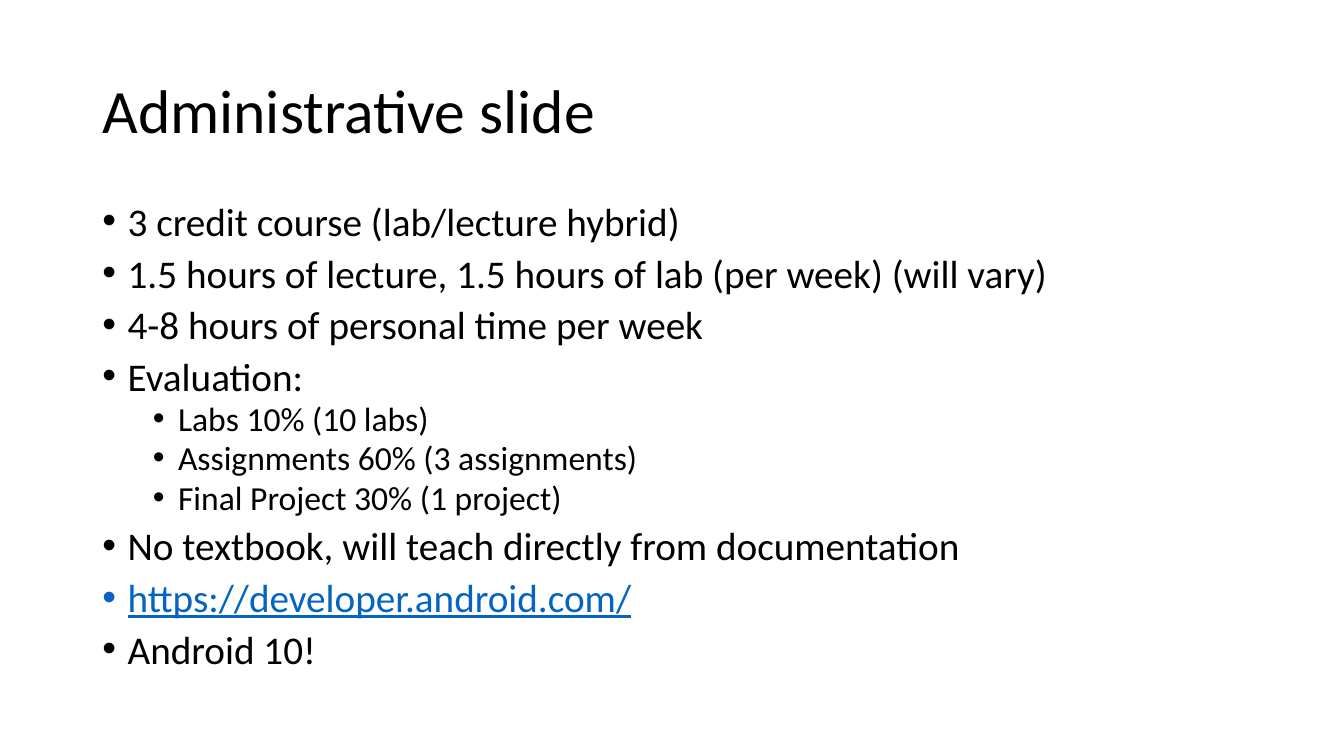
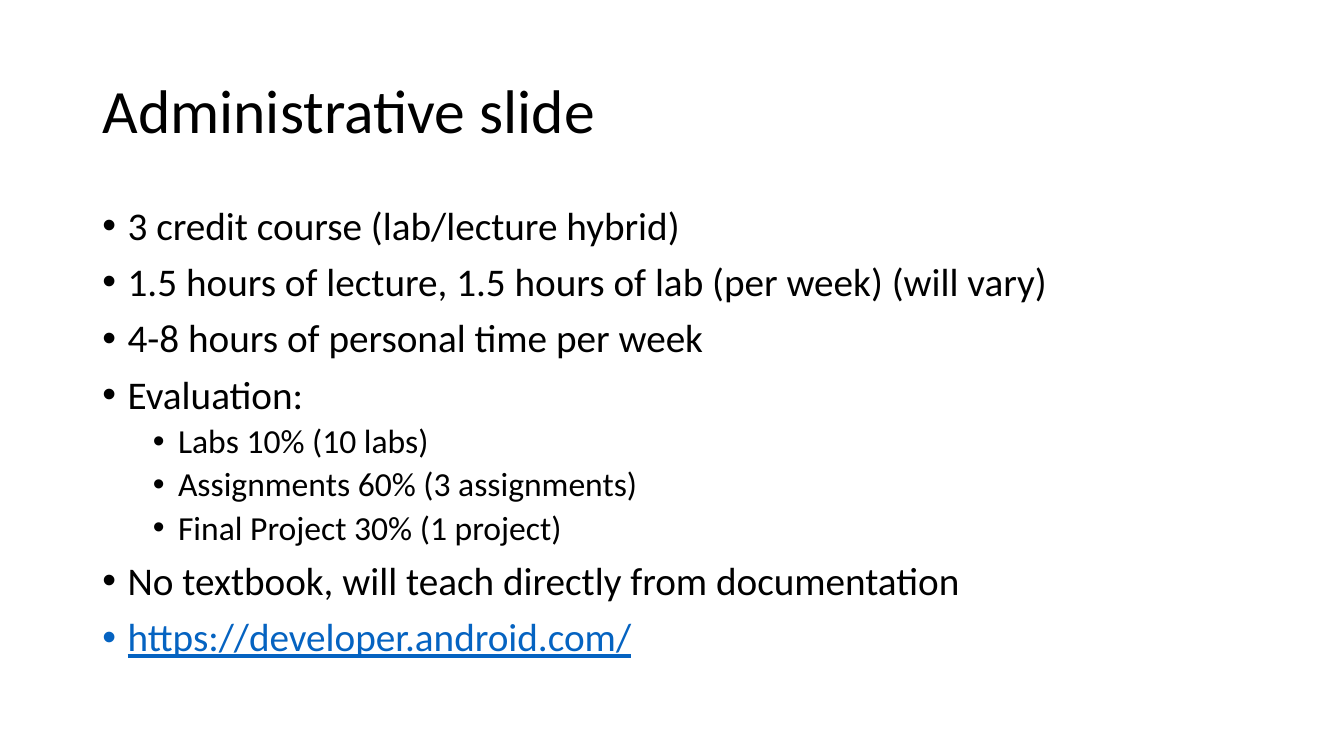
Before and after one commit to russellu/cs230, a slide deck: slide 2 of Lecture_First.pptx. Drawn at 1344x756 pixels with LibreOffice and Linux fonts; fonts in the diff are those of the drawing. Boxes give left, top, right and bottom in pixels: in the first picture for what was removed or moved away, otherwise in the second. Text is boxed around its words. In the diff, an @@ line names an element or a change of style, - is before the commit and + after.

```diff
--- a/Lecture_First.pptx
+++ b/Lecture_First.pptx
@@ text "3 credit course (lab/lecture hybrid)" at (x1=128, y1=211, x2=1046, y2=658): line spacing 0.8 to 0.9 @@
@@ text at (x1=128, y1=636, x2=315, y2=665): paragraph removed @@
-• Android 10!
```
Also in this commit, not shown: 1 other slide changed.
